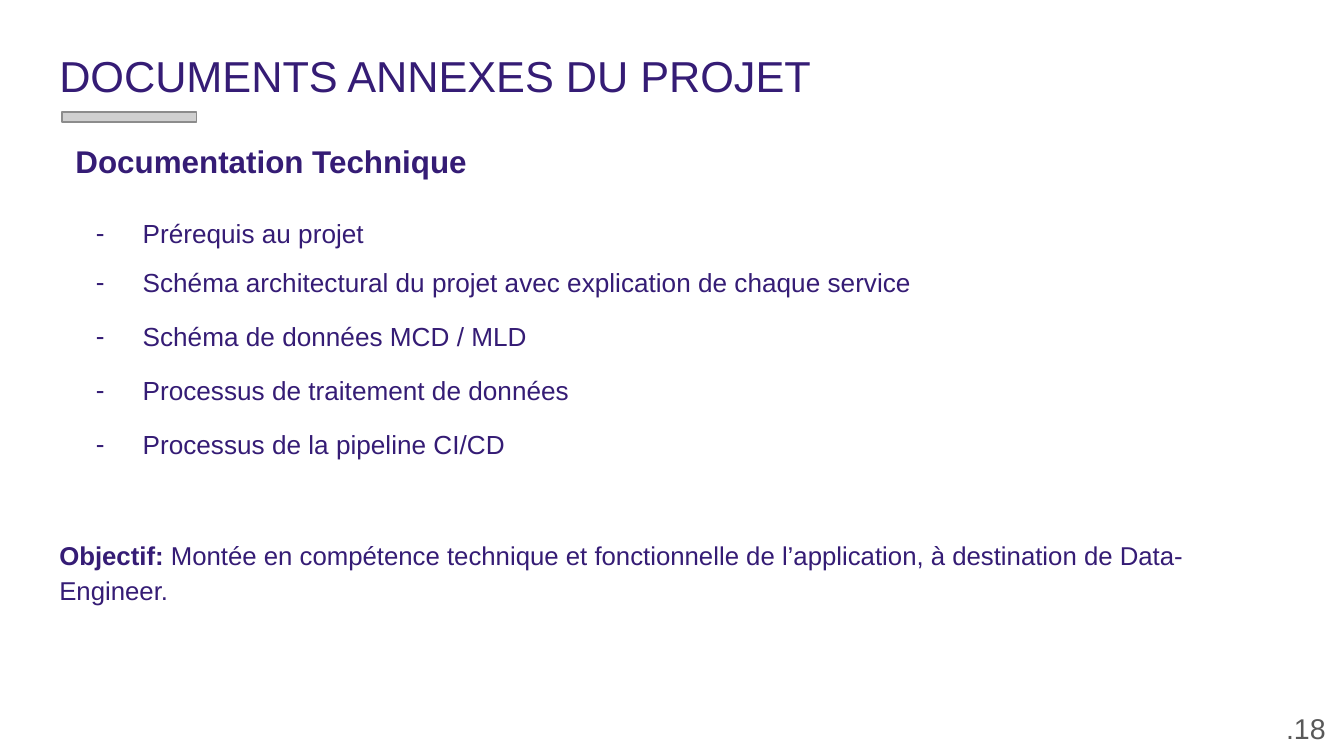
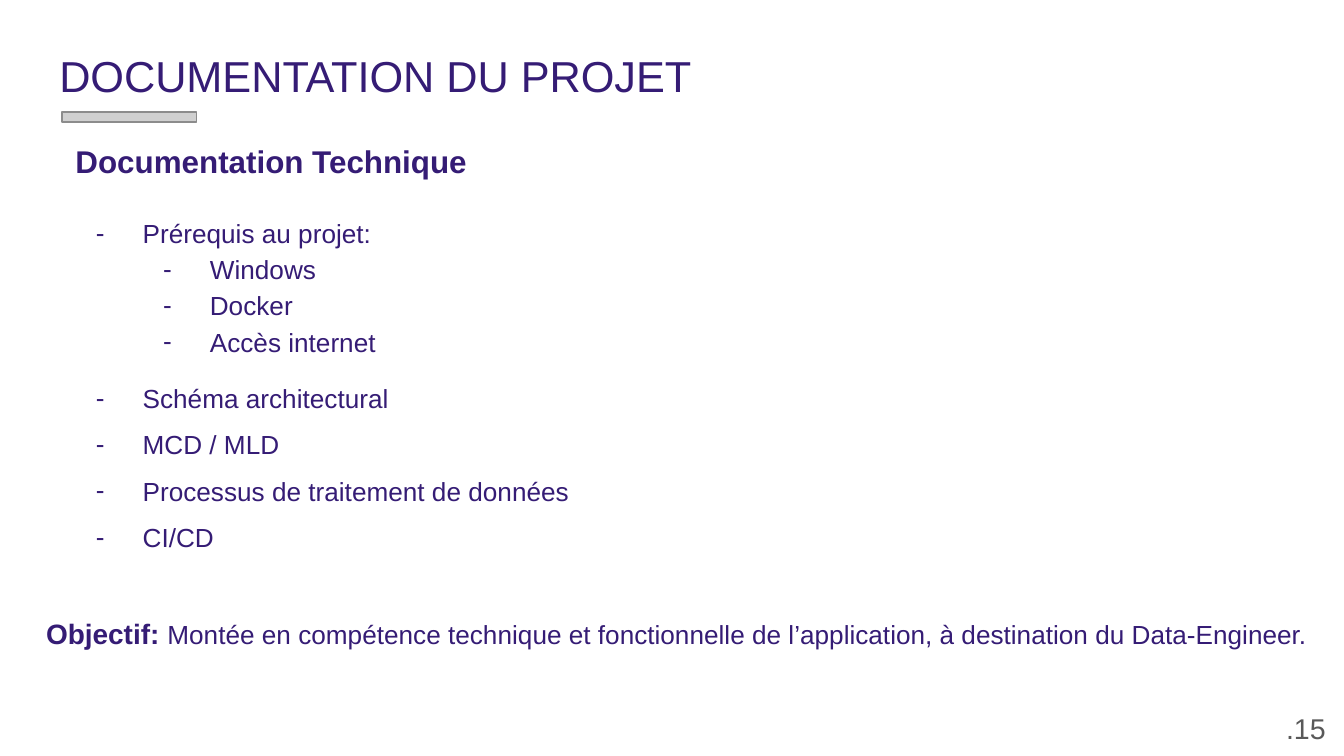
Before and after one commit to gaetancorin/btc_eth_streaming_data, a slide deck: slide 15 of _documentation/DOSSIER DE VALIDATION.pptx (slide 18 before the commit). Drawn at 1344x756 pixels with LibreOffice and Linux fonts; fonts in the diff are those of the drawing; grey boxes stand for pictures; background and template pictures are left out. Boxes give left, top, right and bottom in pixels: in the first picture for what was removed or moved away, otherwise in the second. Text is boxed around its words. In the diff, an @@ line names an element or a change of style, - is before the commit and + after.

```diff
--- a/_documentation/DOSSIER DE VALIDATION.pptx
+++ b/_documentation/DOSSIER DE VALIDATION.pptx
@@ title at [59,61,691,93]: text changed @@
-DOCUMENTS ANNEXES DU PROJET
+DOCUMENTATION DU PROJET
@@ text at [143,223,389,455]: text changed @@
-– Prérequis au projet
-– Schéma architectural du projet avec explication de chaque service
-– Schéma de données MCD / MLD
+– Prérequis au projet:
+  – Windows
+  – Docker
+  – Accès internet
+– Schéma architectural
+– MCD / MLD
@@ text at [143,528,214,548]: text changed @@
-– Processus de la pipeline CI/CD
+– CI/CD
@@ text at [46,623,1307,650]: text changed; size 13.8 to 14 pt @@
-Objectif: Montée en compétence technique et fonctionnelle de l’application, à destination de Data-Engineer.
+Objectif: Montée en compétence technique et fonctionnelle de l’application, à destination du Data-Engineer.
@@ text at [1286,719,1326,740]: text changed @@
-.18
+.15
```
Also in this commit, not shown: 15 other slides changed, 6 slides added, 8 slides removed, 24 other files.
